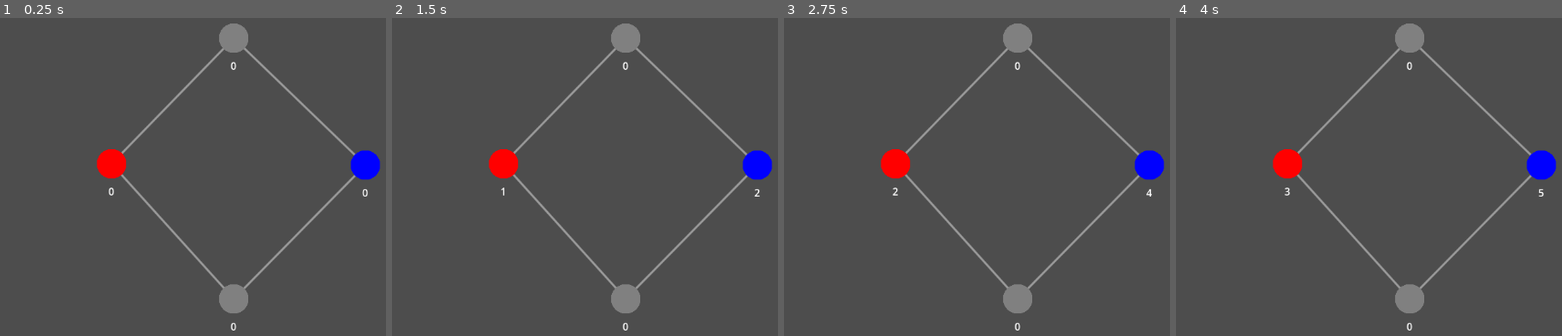
Above: before the commit, frames 1-4 (left to right).
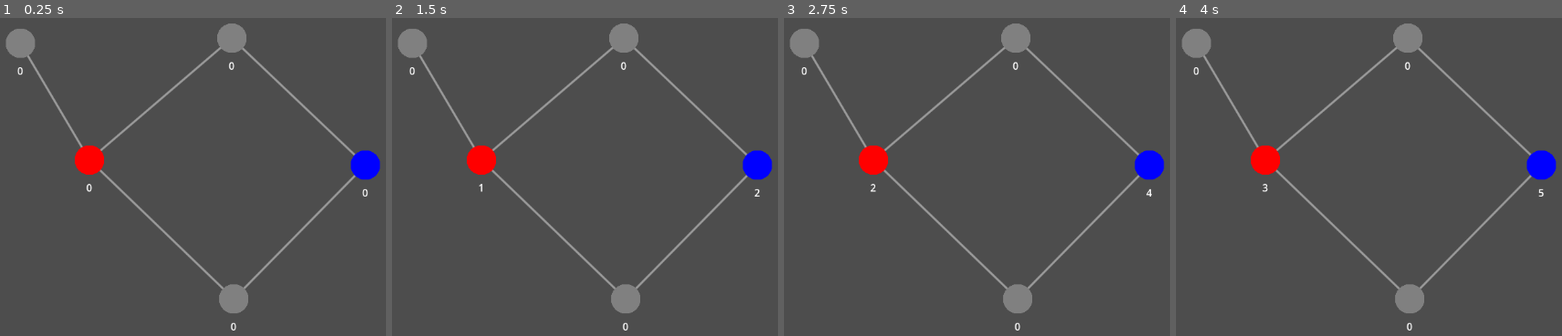
Above: after the commit, the same moments.

Repository: Strongground/linewars
Game: Godot game, scene res://main.tscn
Same seed, same stepped clock (60 frames per second), same inputs: the game is played once before the commit and once after it.
Inputs (mouse positions are in pixels of both pictures, inside the frame that each line leads up to):
- Up to frame 1 (0.25 s): no input
- Up to frame 2 (1.5 s): tap Enter at 0.5 s; move the mouse to (outside the picture) at 0.52 s; click (outside the picture) at 0.67 s; move the mouse to (488, 196) at 1.27 s; click (488, 196) at 1.42 s
- Up to frame 3 (2.75 s): tap Space at 2 s; move the mouse to (1096, 84) at 2.02 s; click (1096, 84) at 2.17 s
- Up to frame 4 (4 s): tap Enter at 2.75 s; move the mouse to (1380, 256) at 2.77 s; click (1380, 256) at 2.92 s; tap Space at 3.5 s; move the mouse to (outside the picture) at 3.52 s; click (outside the picture) at 3.67 s

The runs differ from the first frame. In frame 1, 3.4% of the frame differs, in the area x 1-87%, y 1-86%; in frame 2, 3.4%; in frame 3, 3.4%; in frame 4, 3.4%.

Commit message:
basic gameplay for human player
- bases generate strength over time
- for each point, a glider can be sent to another base
- gliders remove 1 strength from enemy  and neutral bases
- bases can be conquered if they have 0 strength
- multiple players

Diff:
--- a/base.gd
+++ b/base.gd
@@ -8,8 +8,9 @@
 @export var strength:int = 0
 @export var growth_rate:float = 1.0
 @export var max_strength:int = 100
-@export var base_owner:int = -1
+@export var player_owner:int = -1
 @export var connections:Array = []
+var selected:bool = false
 
 # Called when the node enters the scene tree for the first time.
 func _ready():
@@ -22,23 +23,31 @@
 	timer.one_shot = false
 	timer.connect("timeout", Callable(self, "_handle_growth"))
 	timer.start()
+	self.z_index = 100
 
 # Called every frame. 'delta' is the elapsed time since the previous frame.
 func _process(_delta):
 	# Update the strength label
 	$strength_label.text = str(strength)
 	# Update the base color
-	if base_owner == -1:
+	if self.player_owner == -1:
 		# If the base is not owned by anyone, paint it grey
 		$circle.set_modulate(Color(0.5, 0.5, 0.5))
 		return
 	else:
-		$circle.set_modulate(game.get_player_color(base_owner))
+		$circle.set_modulate(game.get_player_color(player_owner))
+	# Update the selection circle
+	if self.selected:
+		$selection.set_visible(true)
+	else:
+		$selection.set_visible(false)
+	# Rotate selection circle
+	$selection.rotate(0.05)
 
 # Custom functions
 func _handle_growth():
 	# If the base is not owned by anyone, it will not grow
-	if self.base_owner < 0:
+	if self.player_owner < 0:
 		return
 	self.add_strength(1)
 
@@ -66,12 +75,50 @@
 	return strength
 
 func get_player_owner():
-	return base_owner
+	return player_owner
 
 func set_player_owner(new_owner:int):
 	# Make sure the new owner is valid
-	if new_owner != base_owner && game.get_player(new_owner) != null:
-		base_owner = new_owner
+	if new_owner != player_owner && game.get_player(new_owner) != null:
+		player_owner = new_owner
 
 func get_connections():
 	return connections
+
+func add_connection(node_id:String):
+	# Check if connection already exists, if not add connection
+	if not connections.has(node_id):
+		connections.append(node_id)
+
+func base_is_connected(base:Base):
+	return connections.has(base)
+
+func select():
+	selected = true
+	$selection.set_visible(true)
+
+func deselect():
+	selected = false
+	$selection.set_visible(false)
+
+# Handle clicks on the base nodes
+func _on_area_2d_input_event(_viewport:Node, event:InputEvent, _shape_idx:int):
+	if event is InputEventMouseButton:
+		var mouse_event = event as InputEventMouseButton
+		if mouse_event.button_index == MOUSE_BUTTON_LEFT && mouse_event.pressed:
+			# If the base is owned by the human player, select it
+			if self.player_owner == game.get_human_player():
+				game.select_base(self)
+			# If the base is not owned by the human player, try to attack it
+			else:
+				game.attack_base(self)
+
+func add_gliders(amount:int, target_base:Base):
+	# Spawn gliders with 0.5s delay for each one, and send them to the target base
+	for i in range(amount):
+		var glider = preload("res://glider.tscn").instantiate()
+		game.add_child(glider)
+		glider.set_position(self.get_position())
+		# glider.rotate_toward(target_base.get_position())
+		glider.start(target_base)
+		await get_tree().create_timer(0.5).timeout
--- a/base.tscn
+++ b/base.tscn
@@ -1,7 +1,8 @@
-[gd_scene load_steps=3 format=3 uid="uid://cq5n8x7mpbb01"]
+[gd_scene load_steps=4 format=3 uid="uid://cq5n8x7mpbb01"]
 
 [ext_resource type="Script" path="res://base.gd" id="1_ireo1"]
 [ext_resource type="Texture2D" uid="uid://btyhqb0e2po0s" path="res://assets/base.png" id="2_v677c"]
+[ext_resource type="Texture2D" uid="uid://2egjwm2vhfi6" path="res://assets/selection.png" id="3_vccr4"]
 
 [node name="base" type="Node2D"]
 script = ExtResource("1_ireo1")
@@ -16,3 +17,16 @@
 offset_right = 40.0
 offset_bottom = 55.0
 horizontal_alignment = 1
+
+[node name="selection" type="Sprite2D" parent="."]
+visible = false
+position = Vector2(5.90086e-06, -8.16584e-06)
+scale = Vector2(0.12, 0.12)
+texture = ExtResource("3_vccr4")
+
+[node name="Area2D" type="Area2D" parent="."]
+
+[node name="CollisionPolygon2D" type="CollisionPolygon2D" parent="Area2D"]
+polygon = PackedVector2Array(-23, 0, -16, -17, 0, -23, 18, -15, 23, 0, 17, 16, 0, 23, -18, 15)
+
+[connection signal="input_event" from="Area2D" to="." method="_on_area_2d_input_event"]
--- /dev/null
+++ b/drawing.gd
@@ -0,0 +1,20 @@
+extends Node2D
+
+@onready var game : Node = get_node("/root/game")
+
+func _ready():
+	pass
+
+func _process(_delta):
+	queue_redraw()
+
+# Paint connecting lines between bases, according to the bases "connections" property
+func _draw():
+	if game == null:
+		return
+	for i in range(game.get_child_count()):
+		var node = game.get_child(i)
+		if node is Base:
+			for j in range(node.get_connections().size()):
+				var target = node.connections[j]
+				draw_line(node.global_position, target.global_position, Color(1,1,1,0.25), 2, true)
--- a/game.gd
+++ b/game.gd
@@ -4,13 +4,15 @@
 var player_template = {
 	"name": "Player 1",
 	"strength": 1, # Only used for AI players
-	"color": Color(0, 0, 1)
+	"color": Color(0, 0, 1),
+	"human_player": true
 }
+var selected_base:Base = null
 
 # Called when the node enters the scene tree for the first time.
 func _ready():
 	self.add_player("Player 1", Color(0, 0, 1))
-	self.add_player("Player 2", Color(1, 0, 0))
+	self.add_player("Player 2", Color(1, 0, 0), 1, false)
 	# Quick & Dirty assign bases to players
 	self.get_node("base").set_player_owner(0)
 	self.get_node("base4").set_player_owner(1)
@@ -19,11 +21,12 @@
 func _process(_delta):
 	pass
 
-func add_player(player_name:String, color:Color, strength:int = 1):
+func add_player(player_name:String, color:Color, strength:int = 1, human_player:bool = true):
 	var new_player = player_template.duplicate()
 	new_player.name = player_name
 	new_player.color = color
 	new_player.strength = strength
+	new_player.human_player = human_player
 	players.append(new_player)
 
 func get_player(id:int):
@@ -31,17 +34,39 @@
 		return null
 	return players[id]
 
+# Return the index of the human player
+func get_human_player():
+	for i in range(players.size()):
+		if players[i].human_player:
+			return i
+	return -1
+
 func get_player_color(id:int):
 	var player = self.get_player(id)
 	if player == null:
 		return null
 	return player.color
 
-# Paint connecting lines between bases, according to the bases "connections" property
-func _draw():
-	for i in range(self.get_child_count()):
-		var node = self.get_child(i)
-		if node is Base:
-			for j in range(node.get_connections().size()):
-				var target = node.get_connections()[j]
-				draw_line(node.global_position, target.global_position, Color(1,1,1,0.25), 2, true)
+func select_base(base:Base):
+	if self.selected_base != null && self.selected_base != base:
+		self.selected_base.deselect()
+	var player_owner = self.get_player(base.get_player_owner())
+	if player_owner.human_player:
+		# Deselect previous selected base
+		self.selected_base = base
+		base.select()
+
+func attack_base(base:Base):
+	# Only allow attacking if a base is selected
+	if self.selected_base == null:
+		return
+	# Only allow attacking if the selected base is owned by the human player
+	# and if the two bases are connected by a path
+	var player_owner = self.get_player(self.selected_base.get_player_owner())
+	if player_owner.human_player && self.selected_base.base_is_connected(base) && base.base_is_connected(self.selected_base):
+		var attacking_base = self.selected_base
+		var attack_size = attacking_base.strength
+		var defending_base = base
+		# Decrease the strength of the selected base by its current strength
+		attacking_base.remove_strength(attack_size)
+		attacking_base.add_gliders(attack_size, defending_base)
--- /dev/null
+++ b/glider.gd
@@ -0,0 +1,32 @@
+extends Node2D
+class_name Glider
+
+var player_owner : int
+var game : Node
+var target : Node2D
+var speed = 50
+
+func _ready():
+    game = get_tree().get_root().get_node("game")
+    self.z_index = 50
+
+func _process(delta):
+    $sprite.set_modulate(game.get_player_color(player_owner))
+    self.position = position.move_toward(target.get_position(), delta * speed)
+    var angle_to_target = global_position.direction_to(target.get_position()).angle()
+    rotation = move_toward(rotation, angle_to_target, delta * speed)
+    if global_position.distance_to(target.get_position()) < 10:
+        if target.get_strength() == 0:
+            if target.player_owner != self.player_owner:
+                target.player_owner = self.player_owner
+            elif target.player_owner == self.player_owner:
+                target.add_strength(1)
+        else:
+            if target.player_owner == self.player_owner:
+                target.add_strength(1)
+            else:
+                target.remove_strength(1)
+        queue_free()
+
+func start(base:Base):
+    target = base
--- /dev/null
+++ b/glider.tscn
@@ -0,0 +1,22 @@
+[gd_scene load_steps=3 format=3 uid="uid://b5jva2efcl6eb"]
+
+[ext_resource type="Script" path="res://glider.gd" id="1_2v8hs"]
+[ext_resource type="Texture2D" uid="uid://caknit1vsmn7a" path="res://assets/glider.png" id="1_coijs"]
+
+[node name="glider" type="Node2D"]
+script = ExtResource("1_2v8hs")
+
+[node name="sprite" type="Sprite2D" parent="."]
+position = Vector2(-1, -1)
+rotation = 1.5708
+scale = Vector2(0.04, 0.04)
+texture = ExtResource("1_coijs")
+
+[node name="Area2D" type="Area2D" parent="."]
+visible = false
+
+[node name="CollisionPolygon2D" type="CollisionPolygon2D" parent="Area2D"]
+polygon = PackedVector2Array(-1, -10, -10, 8, 8, 8)
+
+[connection signal="area_shape_entered" from="Area2D" to="." method="_on_area_2d_area_shape_entered"]
+[connection signal="body_entered" from="Area2D" to="." method="_on_area_2d_body_entered"]
--- a/main.tscn
+++ b/main.tscn
@@ -1,10 +1,14 @@
-[gd_scene load_steps=3 format=3 uid="uid://cxkgipwcbmdsf"]
+[gd_scene load_steps=4 format=3 uid="uid://cxkgipwcbmdsf"]
 
 [ext_resource type="Script" path="res://game.gd" id="1_17ksg"]
 [ext_resource type="PackedScene" uid="uid://cq5n8x7mpbb01" path="res://base.tscn" id="2_tqse7"]
+[ext_resource type="Script" path="res://drawing.gd" id="3_vvr85"]
 
 [node name="game" type="Node2D"]
 script = ExtResource("1_17ksg")
+
+[node name="drawing" type="Node2D" parent="."]
+script = ExtResource("3_vvr85")
 
 [node name="Camera2D" type="Camera2D" parent="."]
 position = Vector2(577, 324)
@@ -19,9 +23,13 @@
 connections = ["base", "base4"]
 
 [node name="base3" parent="." instance=ExtResource("2_tqse7")]
-position = Vector2(565, 107)
+position = Vector2(562, 107)
 connections = ["base", "base4"]
 
 [node name="base4" parent="." instance=ExtResource("2_tqse7")]
-position = Vector2(372, 306)
-connections = ["base3", "base2"]
+position = Vector2(337, 300)
+connections = ["base3", "base2", "base5"]
+
+[node name="base5" parent="." instance=ExtResource("2_tqse7")]
+position = Vector2(228, 115)
+connections = ["base4"]
--- a/project.godot
+++ b/project.godot
@@ -15,6 +15,18 @@
 config/features=PackedStringArray("4.2", "Mobile")
 config/icon="res://icon.svg"
 
+[editor_plugins]
+
+enabled=PackedStringArray("res://addons/level-editor/plugin.cfg")
+
+[input]
+
+click={
+"deadzone": 0.5,
+"events": [Object(InputEventMouseButton,"resource_local_to_scene":false,"resource_name":"","device":-1,"window_id":0,"alt_pressed":false,"shift_pressed":false,"ctrl_pressed":false,"meta_pressed":false,"button_mask":0,"position":Vector2(0, 0),"global_position":Vector2(0, 0),"factor":1.0,"button_index":1,"canceled":false,"pressed":false,"double_click":false,"script":null)
+]
+}
+
 [rendering]
 
 renderer/rendering_method="mobile"
Not shown, added: addons/level-editor/drawing_helper.gd
Binary file added: addons/level-editor/icon_path.png
Not shown, added: addons/level-editor/icon_path.png.import
Not shown, added: addons/level-editor/plugin.cfg
Not shown, added: addons/level-editor/plugin.gd
Binary file added: assets/glider.png
Not shown, added: assets/glider.png.import
Binary file added: assets/selection.png
Not shown, added: assets/selection.png.import
